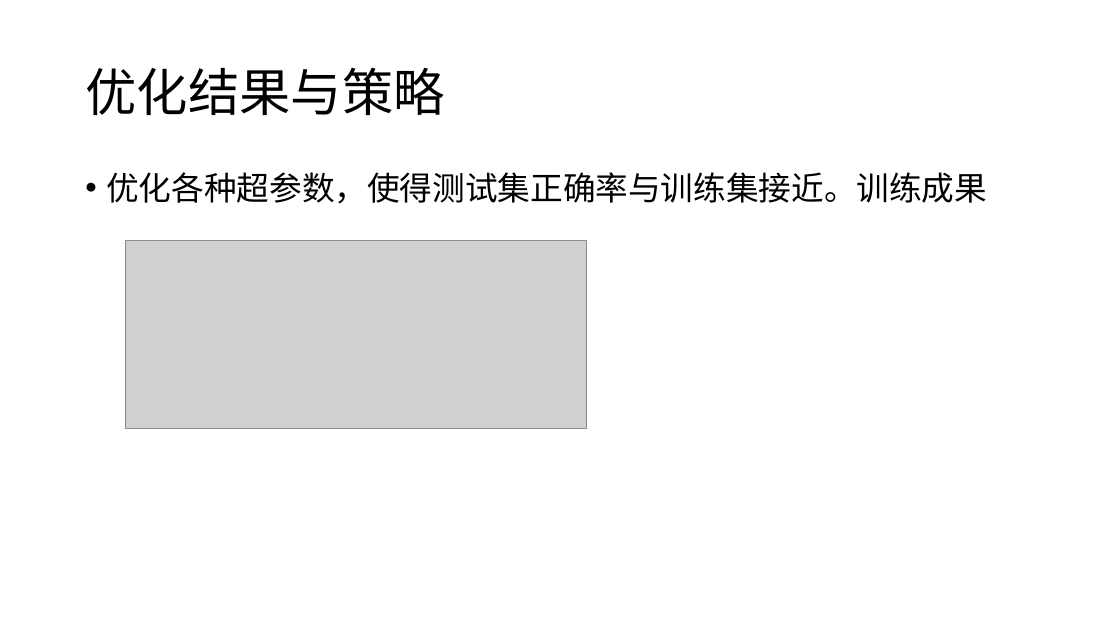
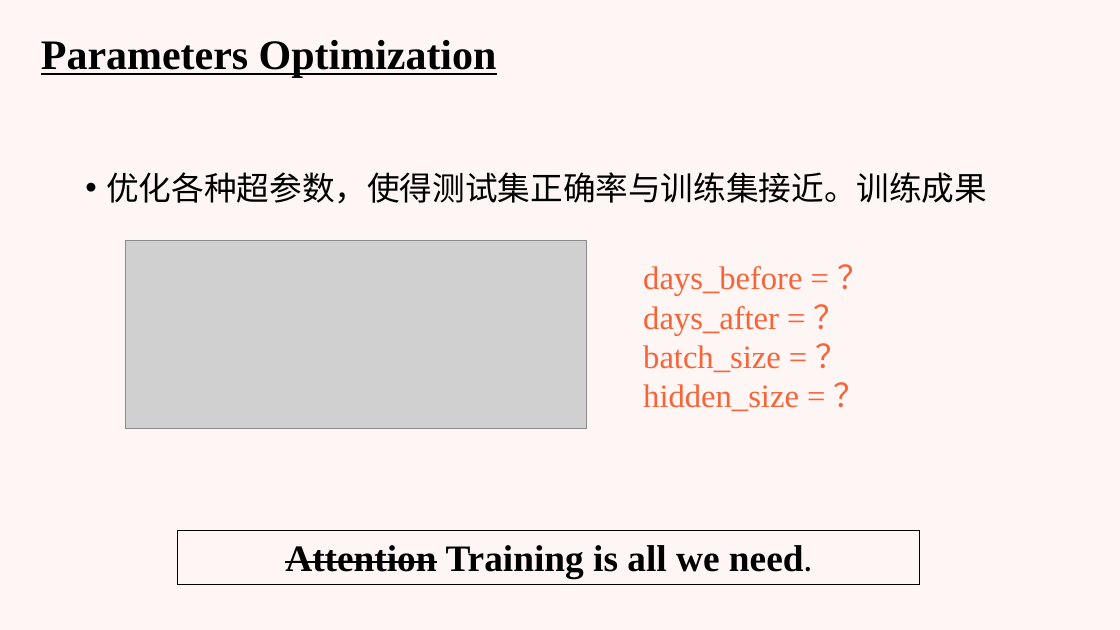
Before and after one commit to Jzzzi/Courses, a slide deck: slide 13 of introToAi/FinalPre/人工智能导论 股票预测.pptx (slide 11 before the commit). Drawn at 1120x630 pixels with LibreOffice and Linux fonts; fonts in the diff are those of the drawing; grey boxes stand for pictures. Boxes give left, top, right and bottom in pixels: in the first picture for what was removed or moved away, otherwise in the second. Text is boxed around its words. In the diff, an @@ line names an element or a change of style, - is before the commit and + after.

```diff
--- a/introToAi/FinalPre/人工智能导论 股票预测.pptx
+++ b/introToAi/FinalPre/人工智能导论 股票预测.pptx
@@ background #FFFFFF to #FEF6F4 @@
@@ title added at <box>41,40,497,77</box>, 36 pt, text #000000, bold, underline @@
+Parameters Optimization
@@ title removed at <box>85,67,445,115</box> @@
-优化结果与策略
@@ text added at <box>643,266,802,411</box>, 28 pt, text #F86338 @@
+days_before = ？days_after = ？
+batch_size = ？
+hidden_size = ？
@@ rectangle added at <box>177,531,920,585</box>, outline #000000 0.75 pt, 32 pt, text #000000, bold @@
+Attention Training is all we need.
```
Also in this commit, not shown: 12 other slides changed, 4 slides added, 2 slides removed, 4 other files.
